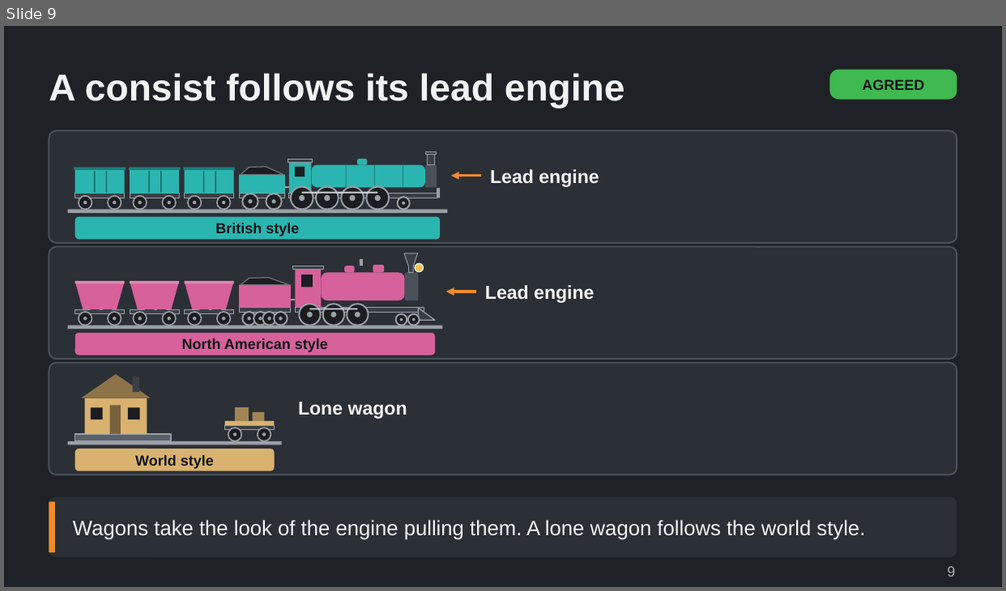
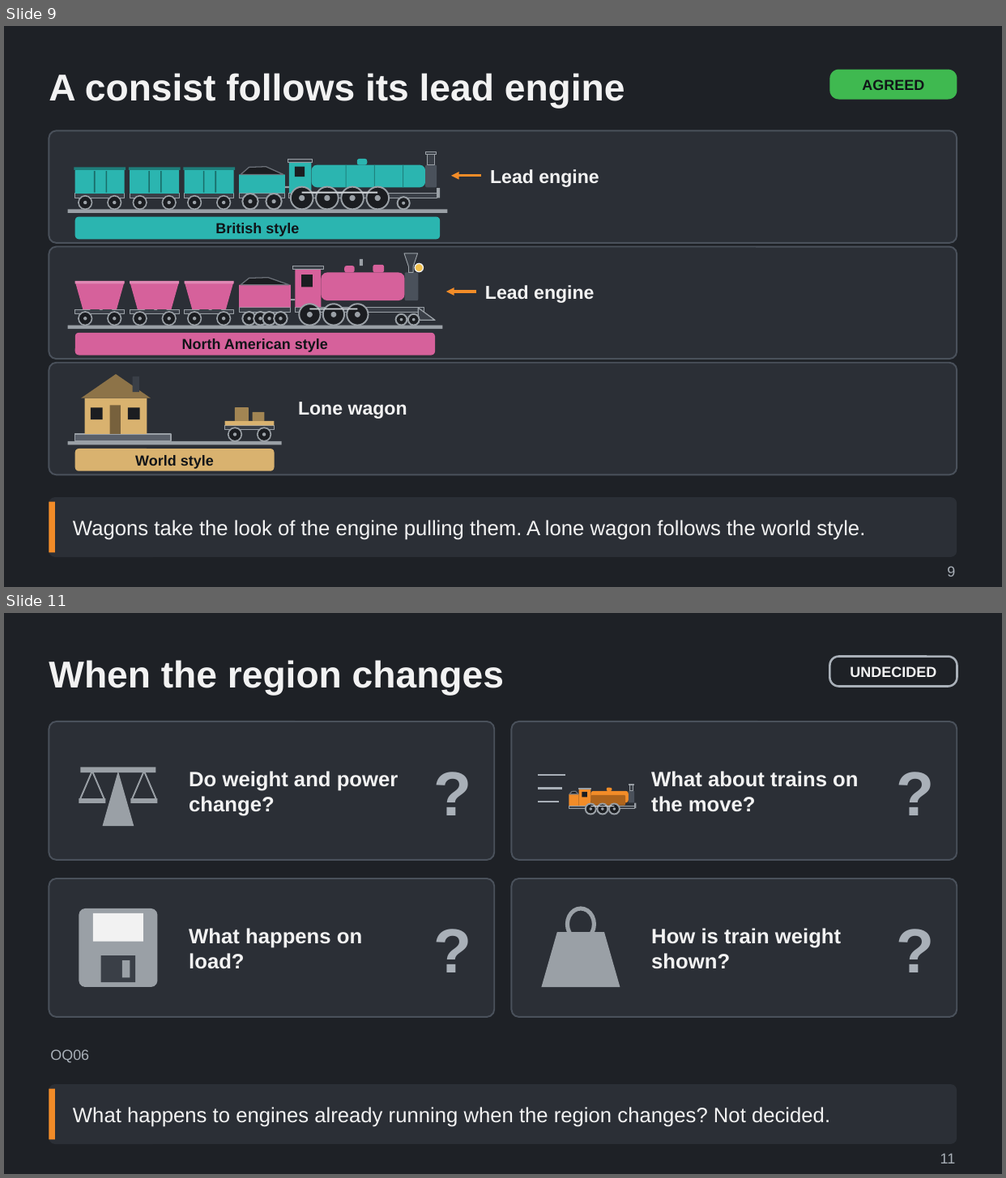
Before and after one commit to Tarenkookoo/Satisfactory---Early-Locomotion, a slide deck: Reporting/Claude Presents/Deck5_Regions_Numbers/Regions_Numbers_and_Fleet_Identity_Explained.pptx. Shown one above the other, each under a label of ours: slide 9 before the commit, slides 9 and 11 after it; the slides between them are not shown. The pictures are 1006x591 and 1006x1178 pixels, drawn with LibreOffice and Linux fonts; fonts in the diff are those of the drawing. Boxes give left, top, right and bottom in pixels: in the first picture for what was removed or moved away, otherwise in the second. Text is boxed around its words. In the diff, an @@ line names an element or a change of style, - is before the commit and + after.

```diff
--- a/Reporting/Claude Presents/Deck5_Regions_Numbers/Regions_Numbers_and_Fleet_Identity_Explained.pptx
+++ b/Reporting/Claude Presents/Deck5_Regions_Numbers/Regions_Numbers_and_Fleet_Identity_Explained.pptx
@@ slide 11 added at (4, 613, 1002, 1174), background #1E2126 @@
@@ title added at (49, 660, 504, 696), 36 pt, text #F2F2F2, bold @@
+When the region changes
@@ rounded rectangle added at (829, 657, 957, 687), outline #A9B0B8 2 pt, 14 pt, text #F2F2F2, bold @@
+UNDECIDED
@@ group added at (49, 722, 957, 1017): 13 rectangles, 11 rounded rectangles, 8 texts, 7 lines, 7 ellipses, 3 freeform shapes @@
+Do weight and power change?
+?
+What about trains on the move?
+?
+What happens on load?
+?
+How is train weight shown?
+?
@@ text added at (50, 1050, 89, 1063), 14 pt, text #A9B0B8 @@
+OQ06
@@ rounded rectangle added at (49, 1084, 957, 1144), fill #2B2F36 @@
@@ rectangle added at (49, 1089, 55, 1140), fill #F28C28 @@
@@ text added at (73, 1107, 830, 1127), 20 pt, text #F2F2F2 @@
+What happens to engines already running when the region changes? Not decided.
@@ text added at (940, 1153, 956, 1164), 14 pt, text #A9B0B8 @@
+11
```
Also in this commit, not shown: 8 other slides added, 3 other files.
